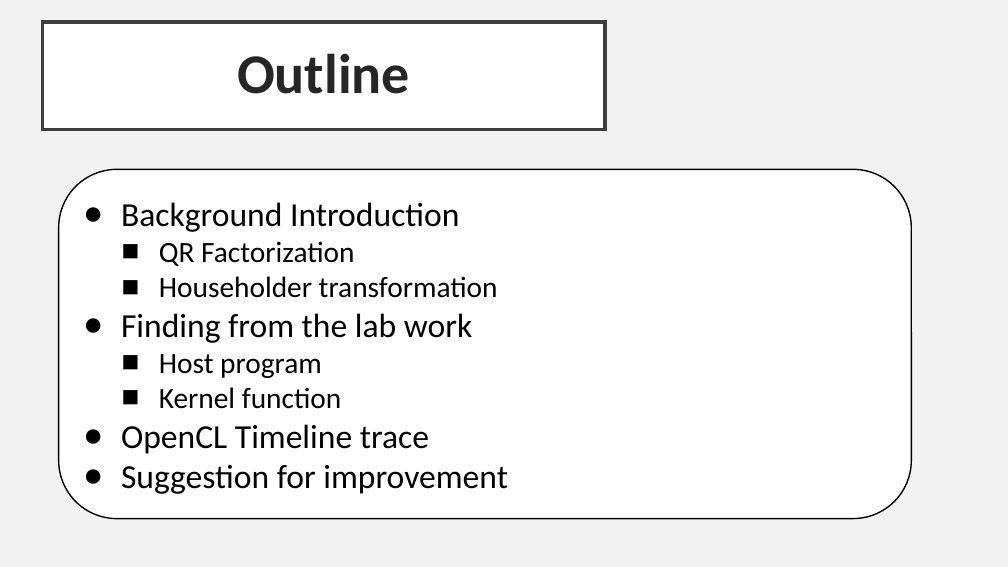
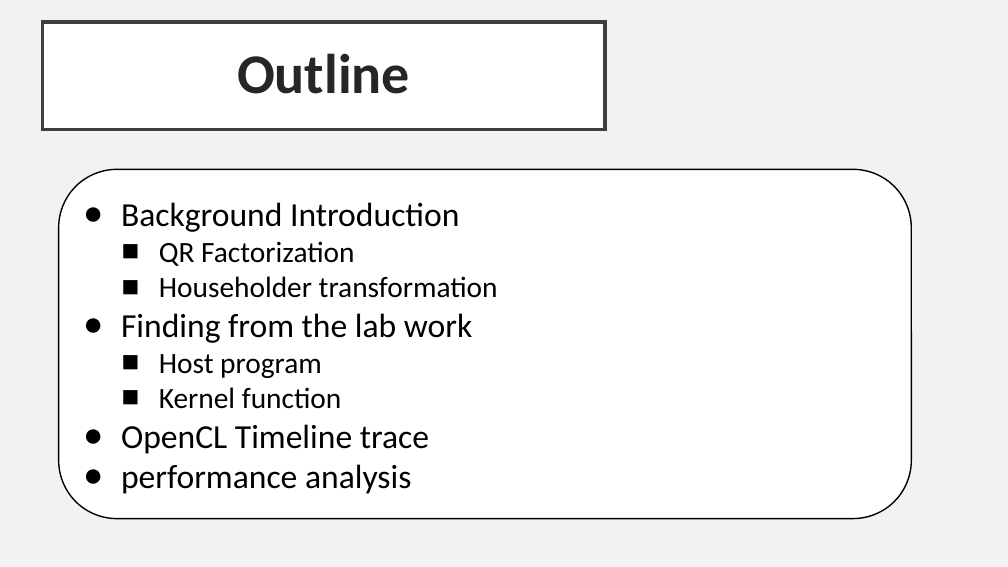
Before and after one commit to sssh311318/Lab_C_solver_QRF, a slide deck: slide 2 of LabC_qrf.pptx. Drawn at 1008x567 pixels with LibreOffice and Linux fonts; fonts in the diff are those of the drawing. Boxes give left, top, right and bottom in pixels: in the first picture for what was removed or moved away, otherwise in the second. Text is boxed around its words. In the diff, an @@ line names an element or a change of style, - is before the commit and + after.

```diff
--- a/LabC_qrf.pptx
+++ b/LabC_qrf.pptx
@@ text in rounded rectangle at box(121, 464, 411, 494): text changed @@
-● Suggestion for improvement
+● performance analysis
```
Also in this commit, not shown: 4 other slides changed, 1 slide added.
